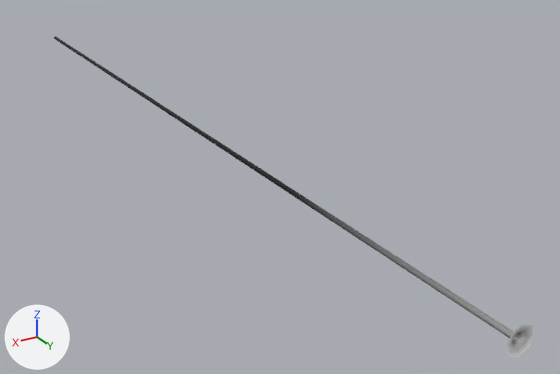
The Blender file blender/separated/gunfire.blend, before and after one commit.
Before and after are seen from a camera (50 mm lens) standing at (3.35, 2.7, 2.76) and looking at (-0.78, -4.19, -0.68). Lighting does not change. The marker at lower left points along +X, +Y and +Z.

The older version as bpy lines, for what is in view:
```python
me_plane_001 = bpy.data.meshes.new('Plane.001')
me_plane_001.from_pydata(...)  # 32 vertices, 24 faces; spans x -0.12..0.12, y -10.0..0.0, z -0.12..0.12
me_plane_001.materials.append(mat_material)
ob_gunfire = bpy.data.objects.new('gunfire', me_plane_001)
ob_gunfire.location = (0.0, 0.0, 0.0)
```
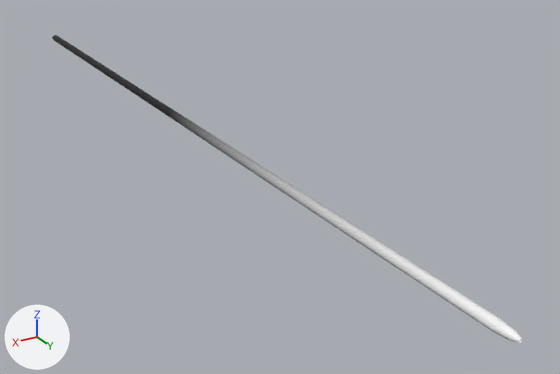
Commit message: poprawki w obiekcie VFX gunfire.tscn

Location of each change, [x1, y1, x2, y2] in pixels of the pictures (560 x 374 px; the box of a moved part takes in the faces that stretch with it):
'gunfire', reshaped: before [54, 36, 534, 357]; after [52, 35, 522, 343]
part 1 of me_plane_001, added: after [52, 35, 522, 343]
part 2 of me_plane_001, moved or reshaped (not visible afterwards): before [54, 36, 534, 357]

The change in detail:
me_plane_001 is used by ob_gunfire; location (0.0, 0.0, 0.0).
me_plane_001 had 32 vertices, 24 faces and spanned x -0.12..0.12, y -10.0..0.0, z -0.12..0.12.
me_plane_001 now has 64 vertices, 48 faces and spans x -0.05..0.05, y -10.0..0.0, z -0.05..0.05.
me_plane_001 part 1: a new loose piece of 32 vertices spanning x -0.05..0.05, y -10.0..0.0, z -0.05..0.05, in mat_material.
Part 2, on me_plane_001:
8 vertices in x -0.02..0.02, y -0.03, z -0.02..0.02 move by (0.0, -0.16, 0.0).
16 vertices move from x -0.12..0.12, y -0.01..0.0, z -0.12..0.12 to x -0.02..0.02, y -0.06..0.0, z -0.02..0.02.
